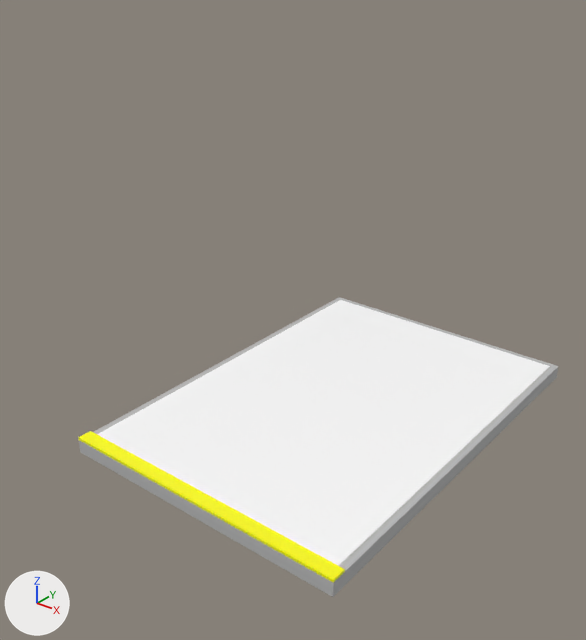
The OBJ model backend/static/signs/Menu A4 fomex cán decal.obj: old version first, new version second.
One viewpoint serves both versions: a 50 mm lens placed at (0.395, -0.265, 0.318), pointed at (0.092, 0.114, 0.084). The axes (+X, +Y, +Z) are drawn at lower left. The lights are the same throughout. The first picture is the older version. Where no turn or scale is listed for an object, it has been applied to the vertices. Vertices at exactly the same position are counted once.

The first picture shows 'menu_a4_fomex_can_decal'.
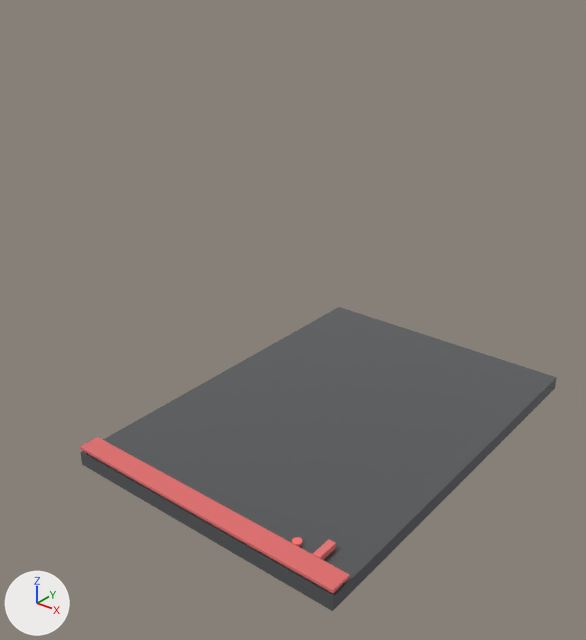
The change, as a diff of the scene's bpy script:
```diff
--- a/backend/static/signs/Menu A4 fomex cán decal.obj.py
+++ b/backend/static/signs/Menu A4 fomex cán decal.obj.py
@@ mat_mat_c62828 @@
+mat_mat_c62828 = principled_material('Mat_c62828')
+mat_mat_c62828.base_color = (0.776, 0.157, 0.157)  # red #e46e6e
+mat_mat_c62828.roughness = 0.0
@@ mat_mat_18191a @@
+mat_mat_18191a = principled_material('Mat_18191a')
+mat_mat_18191a.base_color = (0.0941, 0.098, 0.102)  # dark grey #56585a
+mat_mat_18191a.roughness = 0.0
@@ mat_mat_ff2d2d @@
+mat_mat_ff2d2d = principled_material('Mat_ff2d2d')
+mat_mat_ff2d2d.base_color = (1.0, 0.176, 0.176)  # red #ff7474
+mat_mat_ff2d2d.roughness = 0.0
@@ mat_mat_d32f2f @@
+mat_mat_d32f2f = principled_material('Mat_d32f2f')
+mat_mat_d32f2f.base_color = (0.828, 0.184, 0.184)  # pink #eb7777
+mat_mat_d32f2f.roughness = 0.0
@@ me_menu_a4_fomex_can_decal @@
 # used by ob_menu_a4_fomex_can_decal; location = (0.0, 0.0, 0.0)
-me_menu_a4_fomex_can_decal.from_pydata(...)  # 22 vertices, 36 faces; spans x 0.0..0.21, y 0.0..0.297, z 0.0..0.012
-me_menu_a4_fomex_can_decal.materials.append(mat_mat_ffffff)  # white #ffffff
-me_menu_a4_fomex_can_decal.materials.append(mat_mat_ffff00)  # yellow #ffff00
+me_menu_a4_fomex_can_decal.from_pydata(...)  # 73 vertices, 96 faces; spans x 0.0..0.21, y 0.0..0.297, z -0.01..0.255
+# me_menu_a4_fomex_can_decal part 1: a new loose piece, a box spanning x 0.0..0.21, y 0.0..0.015, z 0.0025..0.0045, in mat_mat_c62828 (red #e46e6e)
+# me_menu_a4_fomex_can_decal part 2: a new loose piece, a box spanning x 0.185..0.19, y 0.015..0.03, z 0.0012..0.0052, in mat_mat_d32f2f (pink #eb7777)
+# me_menu_a4_fomex_can_decal part 3: a new loose piece of 32 vertices spanning x 0.167..0.173, y 0.017..0.023, z 0.001..0.003, in mat_mat_ff2d2d (red #ff7474)
+# me_menu_a4_fomex_can_decal part 4
+# 18 vertices are removed from x 0.0..0.21, y 0.0..0.297, z 0.01..0.012
+# 34 faces are deleted
+# 12 vertices are added at x 0.0..0.21, y 0.0..0.297, z -0.01..0.001
+# 10 new faces join them, mat_mat_18191a (dark grey #56585a)
+# me_menu_a4_fomex_can_decal part 5: 2 faces spanning x 0.0..0.21, y 0.0..0.297, z 0.0 switch from mat_mat_808080 (grey #bcbcbc) to mat_mat_18191a (dark grey #56585a)
+# other edits to the shape of me_menu_a4_fomex_can_decal do not show in these pictures
+me_menu_a4_fomex_can_decal.materials.append(mat_mat_c62828)  # red #e46e6e
+me_menu_a4_fomex_can_decal.materials.append(mat_mat_ff2d2d)  # red #ff7474
+me_menu_a4_fomex_can_decal.materials.append(mat_mat_d32f2f)  # pink #eb7777
```

Location of each change, [x1, y1, x2, y2] in pixels of the pictures (586 x 640 px):
'menu_a4_fomex_can_decal', reshaped: before [78, 297, 559, 597]; after [80, 307, 557, 611]
part 1 of me_menu_a4_fomex_can_decal, added (red): after [80, 437, 350, 593]
part 2 of me_menu_a4_fomex_can_decal, added: after [313, 539, 336, 560]
part 3 of me_menu_a4_fomex_can_decal, added: after [292, 537, 302, 546]
part 4 of me_menu_a4_fomex_can_decal, cut back: before [78, 297, 559, 597]; after [80, 378, 557, 611]
part 5 of me_menu_a4_fomex_can_decal, recoloured: after [81, 307, 557, 597]
